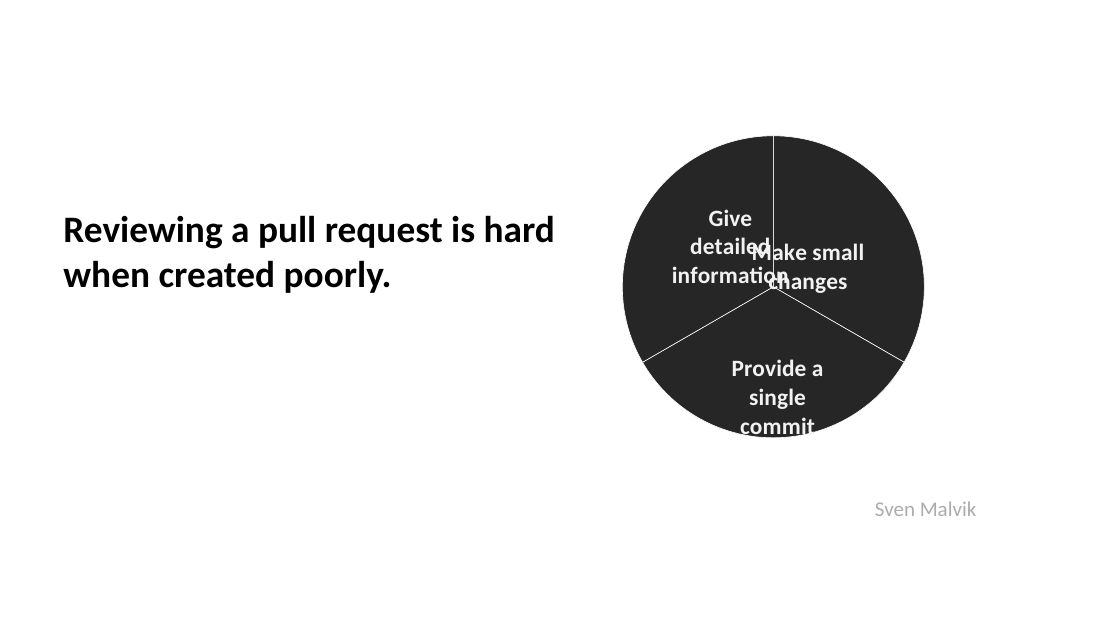
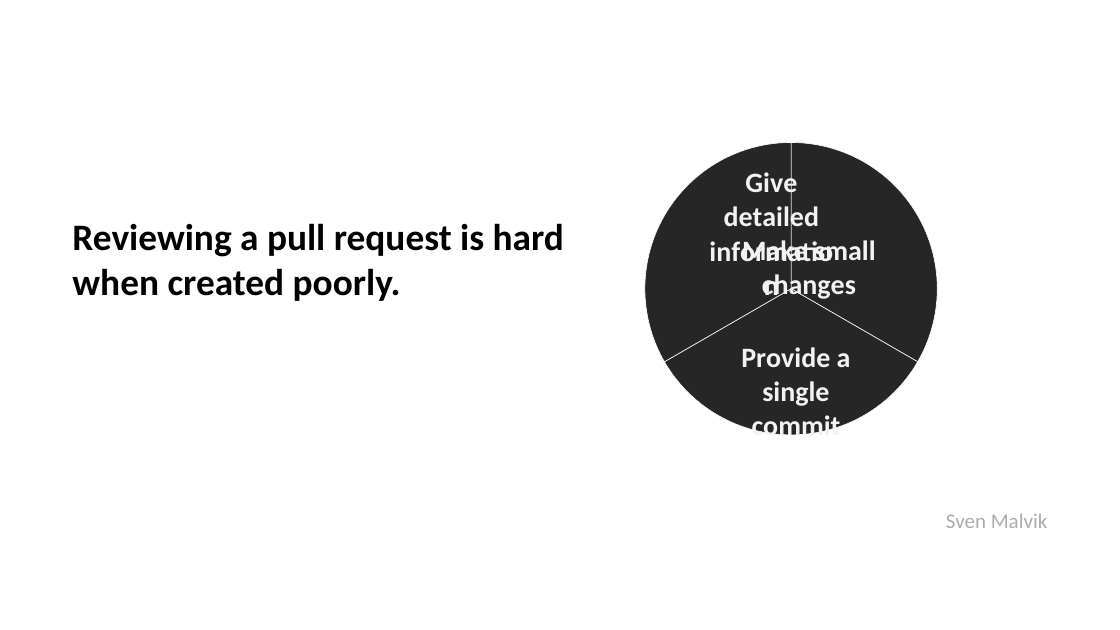
Before and after one commit to svenmalvik/insights, a slide deck: slide 1 of insights.pptx. Drawn at 1120x630 pixels with LibreOffice and Linux fonts; fonts in the diff are those of the drawing. Boxes give left, top, right and bottom in pixels: in the first picture for what was removed or moved away, otherwise in the second. Text is boxed around its words. In the diff, an @@ line names an element or a change of style, - is before the commit and + after.

```diff
--- a/insights.pptx
+++ b/insights.pptx
@@ pie chart at (438,47,1120,555) @@
@@ data labels of Series 1 changed @@
@@ pie chart: place and size @@
-pie chart at (460,84,1084,541)
+pie chart at (438,47,1120,555)
@@ text "Reviewing a pull request is ...": place and size @@
-text "Reviewing a pull request is ..." at (63,215,555,293)
+text "Reviewing a pull request is ..." at (72,223,564,301)
@@ text "Sven Malvik": place and size @@
-text "Sven Malvik" at (875,501,977,516)
+text "Sven Malvik" at (946,513,1048,528)
```
Also in this commit, not shown: 1 other file.
